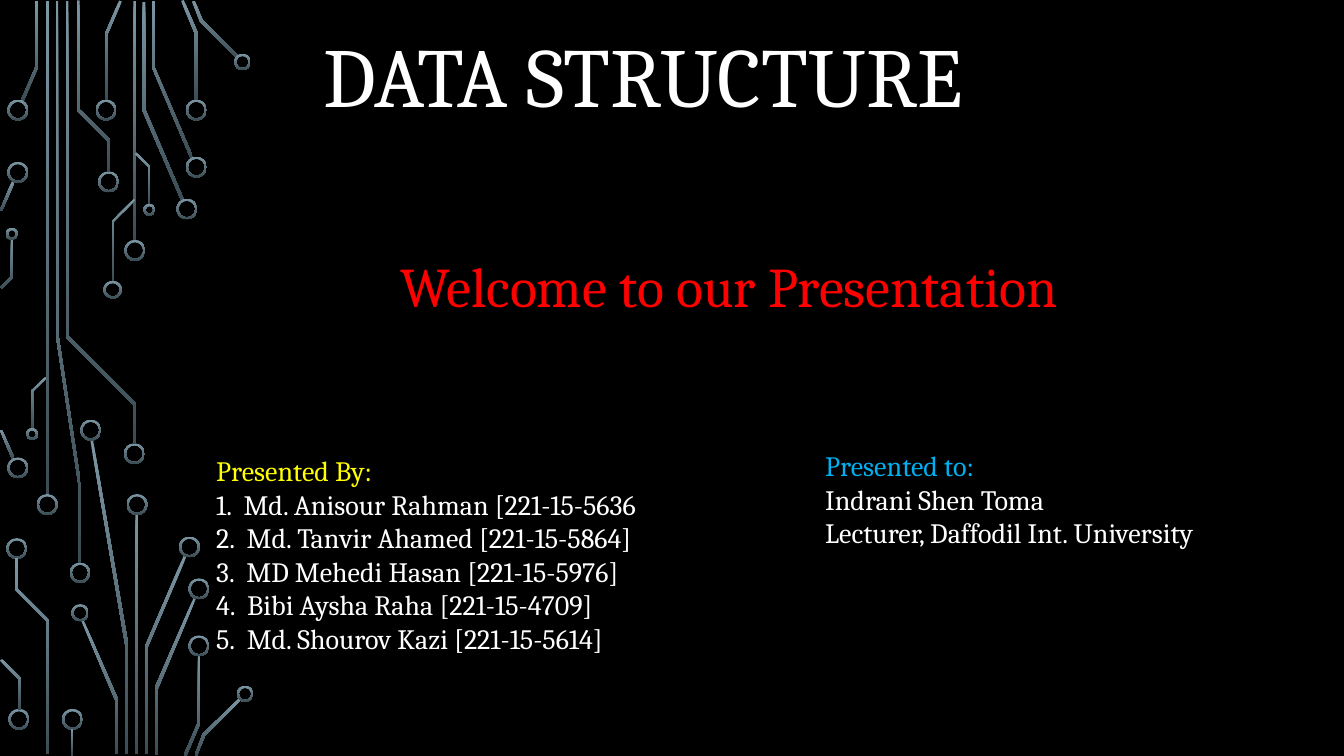
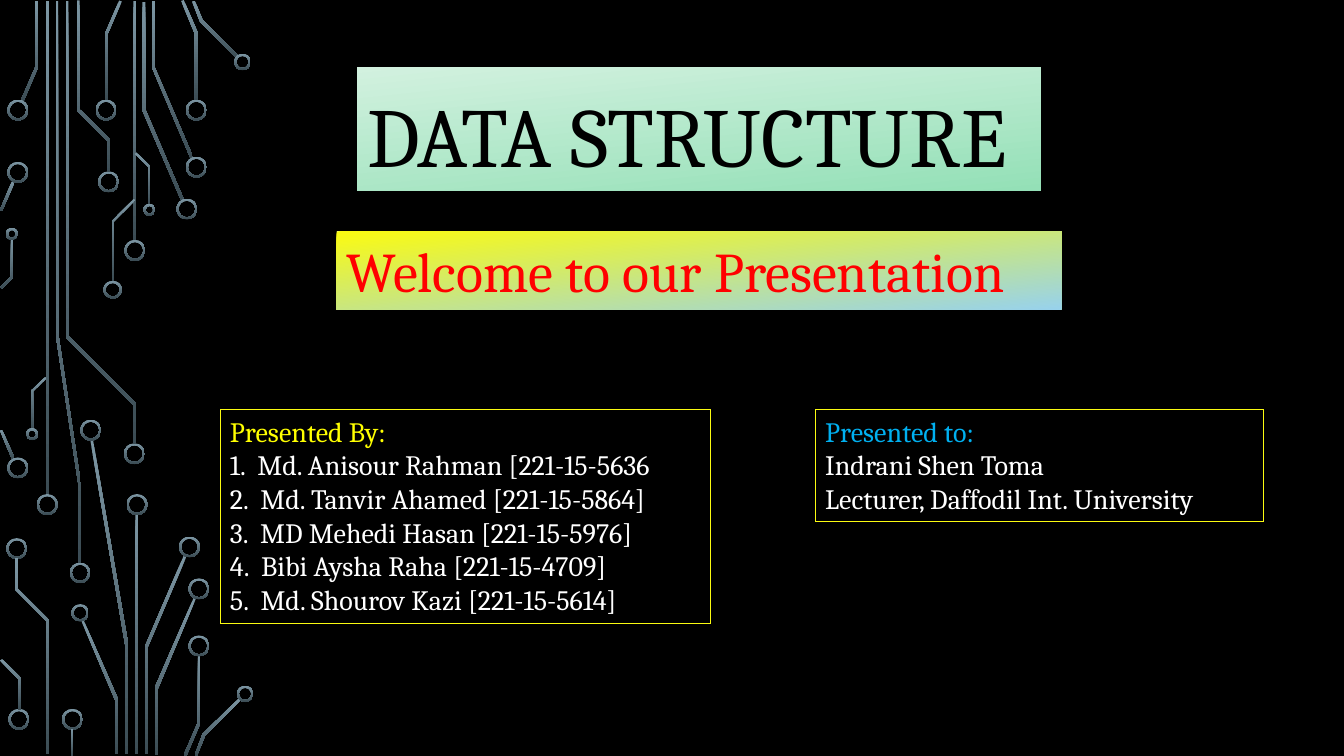
Before and after one commit to r0nY-0017/Public, a slide deck: slide 1 of Data structure.pptx. Drawn at 1344x756 pixels with LibreOffice and Linux fonts; fonts in the diff are those of the drawing; background and template pictures are left out. Boxes give left, top, right and bottom in pixels: in the first picture for what was removed or moved away, otherwise in the second. Text is boxed around its words. In the diff, an @@ line names an element or a change of style, - is before the commit and + after.

Commit message:
2nd

```diff
--- a/Data structure.pptx
+++ b/Data structure.pptx
@@ title "DATA STRUCTURE" resized from (x1=324, y1=50, x2=963, y2=108) to (x1=357, y1=68, x2=1041, y2=191) @@
@@ title "DATA STRUCTURE" at (x1=357, y1=68, x2=1041, y2=191): text colour #FFFFFF to #000000; fill none to gradient #D3F1E0 to #95E1B8 @@
@@ rectangle "Welcome to our Presentation" resized from (x1=400, y1=268, x2=1058, y2=308) to (x1=337, y1=232, x2=1062, y2=310) @@
@@ rectangle "Welcome to our Presentation" at (x1=337, y1=232, x2=1062, y2=310): fill none to gradient #D7ECF7 to #FBFB11 to #98D3EC to #838309 @@
@@ rectangle "Presented By:" at (x1=220, y1=409, x2=711, y2=623): outline none to #838309 0.75 pt @@
@@ rectangle "Presented By:" resized from (x1=216, y1=461, x2=636, y2=653) to (x1=220, y1=409, x2=711, y2=623) @@
@@ rectangle "Presented to:" resized from (x1=825, y1=456, x2=1194, y2=549) to (x1=816, y1=409, x2=1264, y2=521) @@
@@ rectangle "Presented to:" at (x1=816, y1=409, x2=1264, y2=521): outline none to #838309 0.75 pt @@
```
Also in this commit, not shown: 6 other slides changed.
